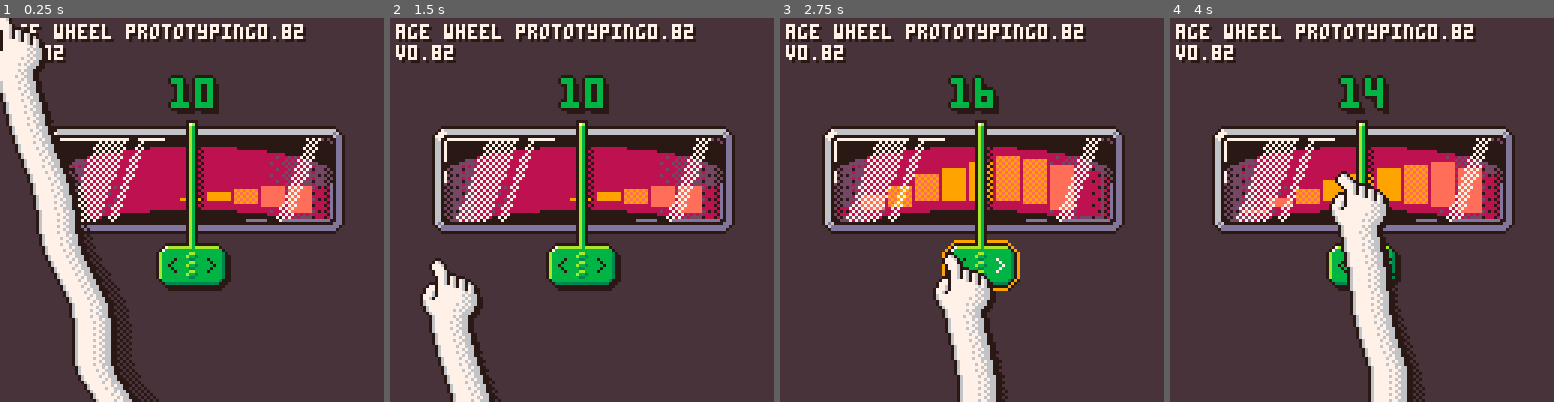
Above: before the commit, frames 1-4 (left to right).
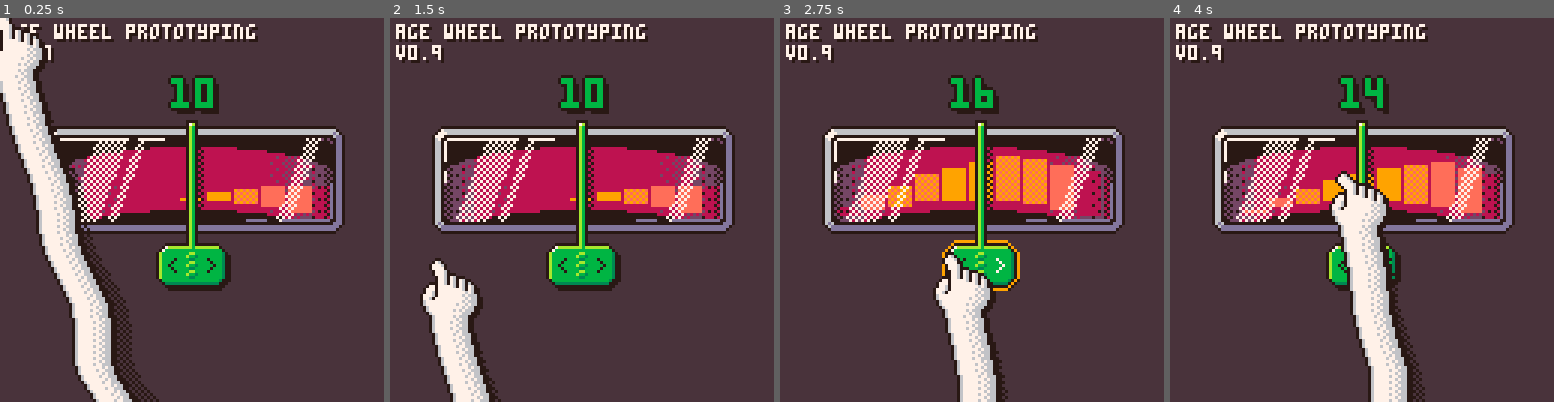
Above: after the commit, the same moments.

Repository: seimon/study_agegauge
Game: PICO-8 cartridge AgeWheel.p8
The game is run twice, just before and just after one commit, with the same random seed, the same clock (stepped at 60 frames per second) and the same inputs.
Inputs (mouse positions are in pixels of both pictures, inside the frame that each line leads up to):
- Up to frame 1 (0.25 s): no input
- Up to frame 2 (1.5 s): click (670, 121) at 0.67 s; click (436, 267) at 1.22 s
- Up to frame 3 (2.75 s): hold Right 1.6-2.1 s; click (887, 114) at 1.77 s; click (952, 259) at 2.32 s; hold Right from 2.47 s (still down)
- Up to frame 4 (4 s): click (1404, 106) at 2.87 s; release Right at 3.03 s; hold Left 3.08-3.58 s; click (1465, 256) at 3.42 s; click (1231, 102) at 3.97 s

The runs differ from the first frame. In frame 1, 0.5% of the frame differs, in the area x 12-80%, y 1-12%; in frame 2, 0.6%, in the area x 10-80%, y 1-12%; in frame 3, 0.6%; in frame 4, 0.6%.

Commit message:
v0.9
- 상단 버전 표기만 살짝 고침

Diff:
--- a/AgeWheel.lua
+++ b/AgeWheel.lua
@@ -4,7 +4,7 @@
 
 ]]
 
-ver="0.82"
+ver="0.9"
 poke(0x5f5c,12) poke(0x5f5d,3) -- input delay initial&repeating (default 15, 4)
 poke(0x5f2d,0x1) -- mouse input enable
 
@@ -100,7 +100,7 @@
 function _draw()
 	cls(5)
 
-	printa("age wheel prototyping"..ver,2,2,7,0,true)
+	printa("age wheel prototyping",2,2,7,0,true)
 	printa("v"..ver,2,9,7,0,true)
 
 	-- local x,y,w,h=18,40,92,24 -- gauge pos, size
Not shown, changed: index.js
